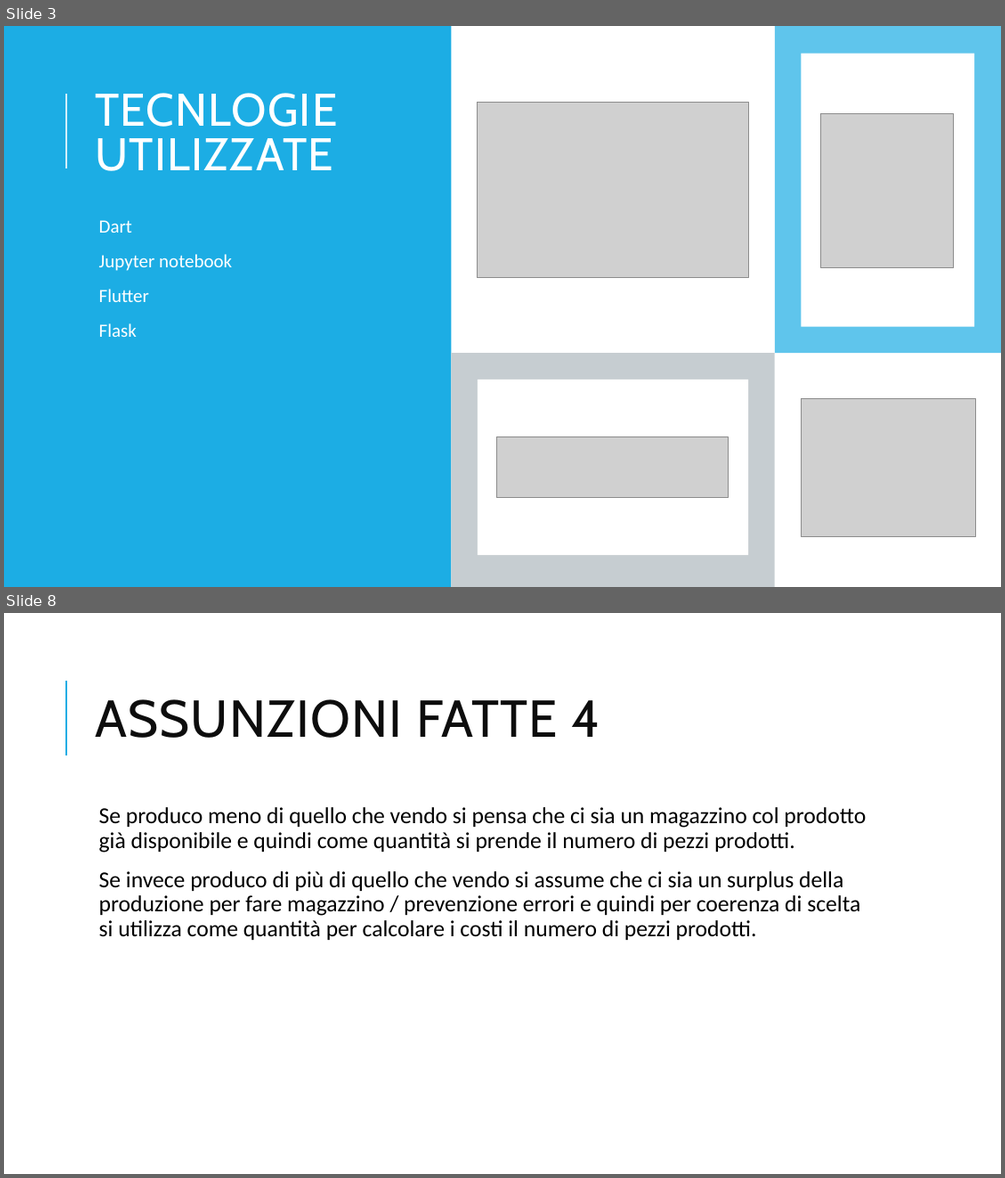
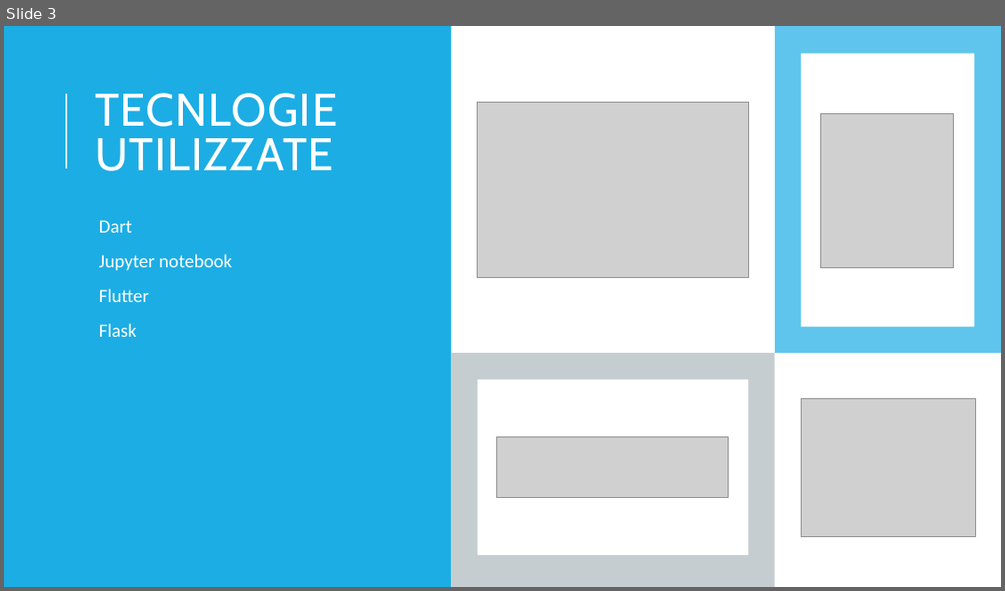
Before and after one commit to VinciGit00/SCGProject, a slide deck: Document/PresentazioneProgetto.pptx. Shown one above the other, each under a label of ours: slides 3 and 8 before the commit, slide 3 after it; the slides between them are not shown. The pictures are 1005x1178 and 1005x591 pixels, drawn with LibreOffice and Linux fonts; fonts in the diff are those of the drawing; grey boxes stand for pictures. Boxes give left, top, right and bottom in pixels: in the first picture for what was removed or moved away, otherwise in the second. Text is boxed around its words. In the diff, an @@ line names an element or a change of style, - is before the commit and + after.

```diff
--- a/Document/PresentazioneProgetto.pptx
+++ b/Document/PresentazioneProgetto.pptx
@@ slide 8 removed at (4,613,1001,1174), background #FFFFFF @@
@@ line removed from (66, 755) to (66, 681) @@
@@ title removed at (95,699,601,738) @@
-ASSUNZIONI FATTE 4
@@ text removed at (99,807,866,940) @@
-  Se produco meno di quello che vendo si pensa che ci sia un magazzino col prodotto già disponibile e quindi come quantità si prende il numero di pezzi prodotti.
-  Se invece produco di più di quello che vendo si assume che ci sia un surplus della produzione per fare magazzino / prevenzione errori e quindi per coerenza di scelta si utilizza come quantità per calcolare i costi il numero di pezzi prodotti.
```
Also in this commit, not shown: 6 slides changed, 5 slides added, 3 other slides removed, 7 other files.
